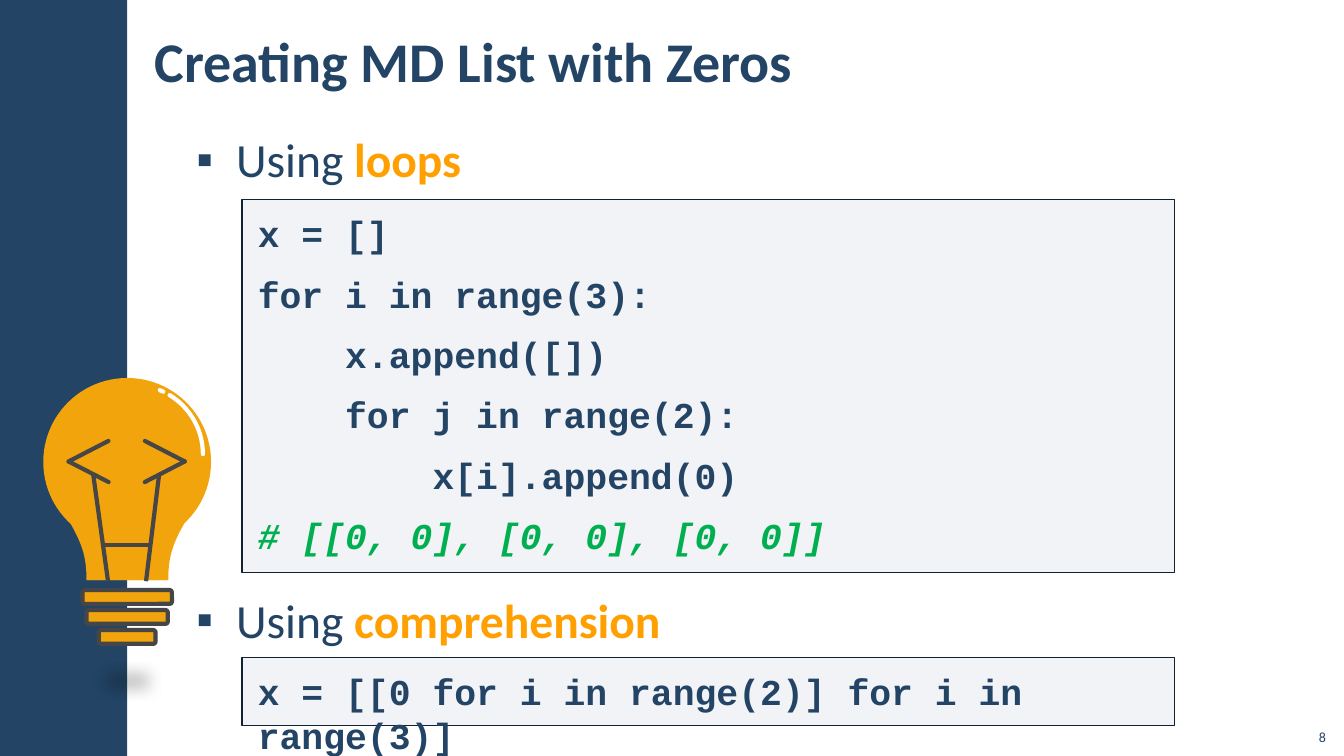
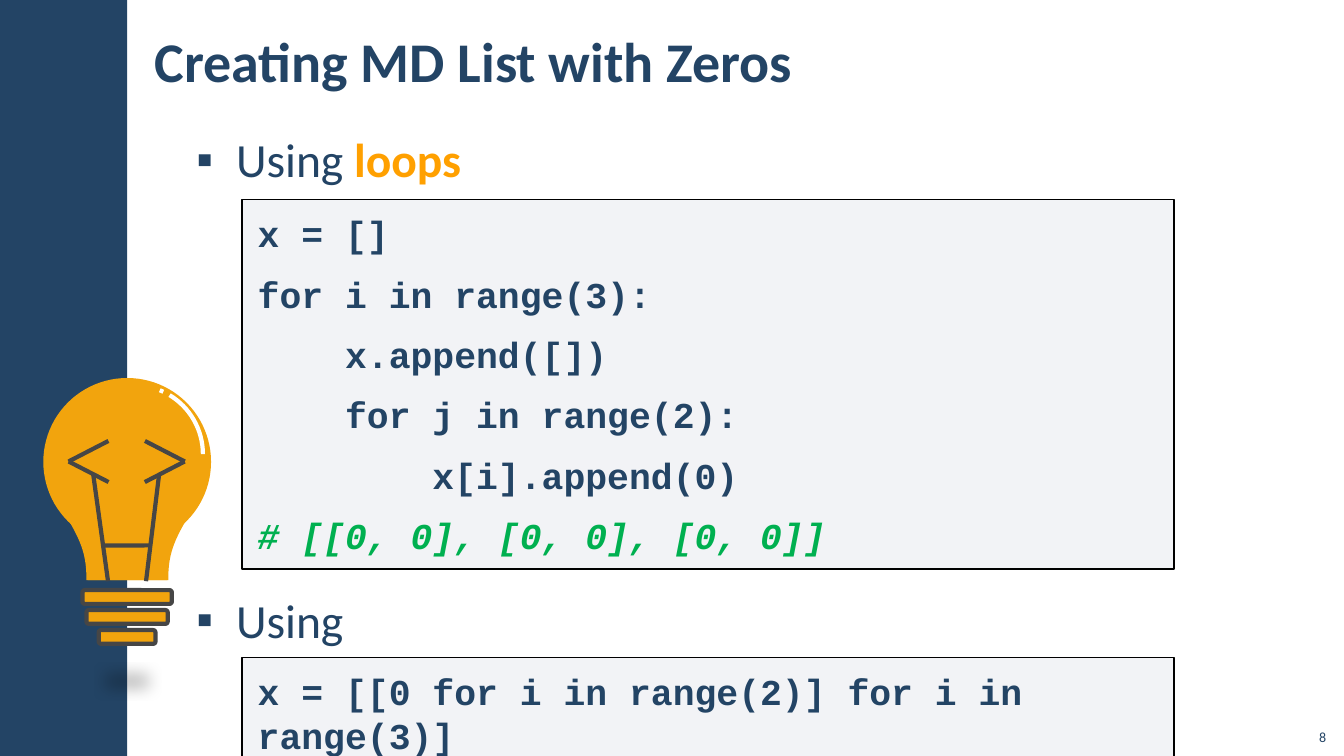
Before and after one commit to HristoRaykov/python_advanced_01.2020, a slide deck: slide 8 of 03.MultidimentinalLists/03-Multidimensional-Lists.pptx. Drawn at 1344x756 pixels with LibreOffice and Linux fonts; fonts in the diff are those of the drawing; background and template pictures are left out. Boxes give left, top, right and bottom in pixels: in the first picture for what was removed or moved away, otherwise in the second. Text is boxed around its words. In the diff, an @@ line names an element or a change of style, - is before the commit and + after.

Commit message:
some slide files format corrected

```diff
--- a/03.MultidimentinalLists/03-Multidimensional-Lists.pptx
+++ b/03.MultidimentinalLists/03-Multidimensional-Lists.pptx
@@ rectangle "x = []": place and size @@
-rectangle "x = []" at box(242, 200, 1175, 574)
+rectangle "x = []" at box(242, 200, 1175, 570)
@@ rectangle "x = []" at box(242, 200, 1175, 570): outline #112233 1 pt to #000000 0.99 pt @@
@@ text at box(236, 605, 343, 646): text changed; text colour #FFA000 to #234465; bold off @@
-▪ Using comprehension
+▪ Using
@@ rectangle "x = [[0 for i ..." at box(242, 657, 1175, 756): outline #112233 1 pt to #000000 0.99 pt @@
@@ rectangle "x = [[0 for i ...": place and size @@
-rectangle "x = [[0 for i ..." at box(242, 657, 1175, 726)
+rectangle "x = [[0 for i ..." at box(242, 657, 1175, 756)
```
Also in this commit, not shown: 24 other slides changed.
